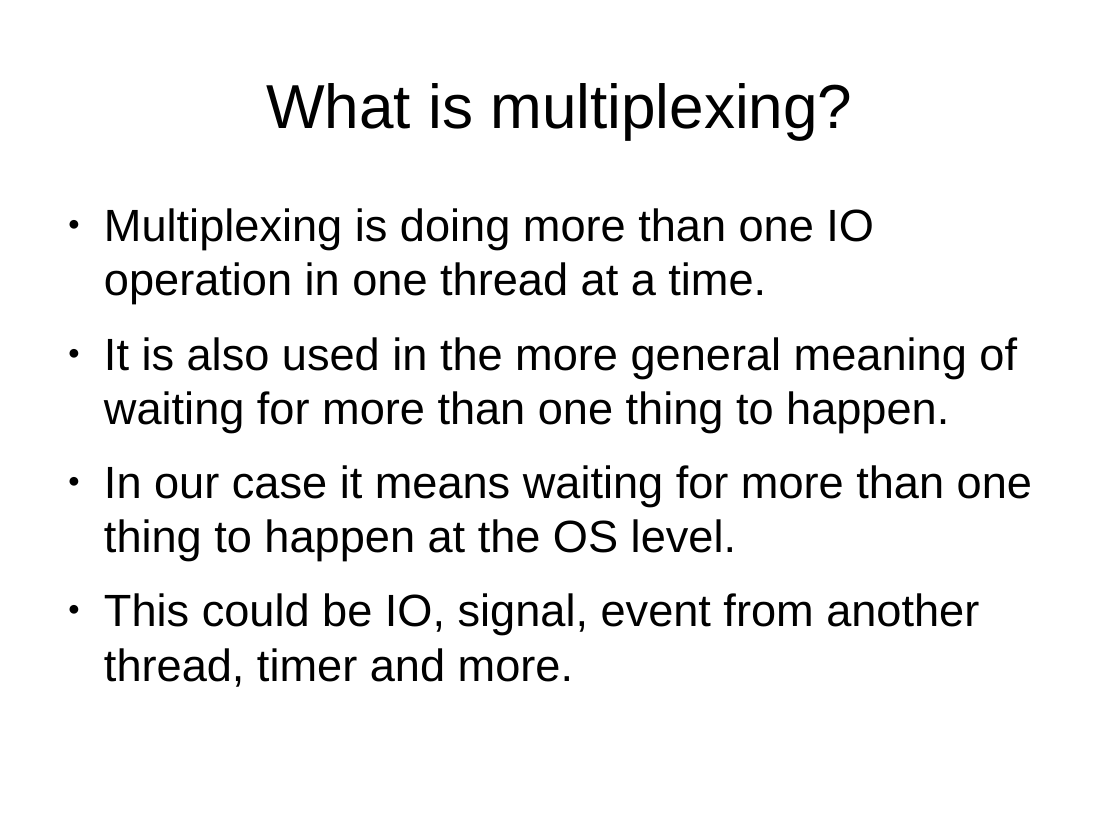
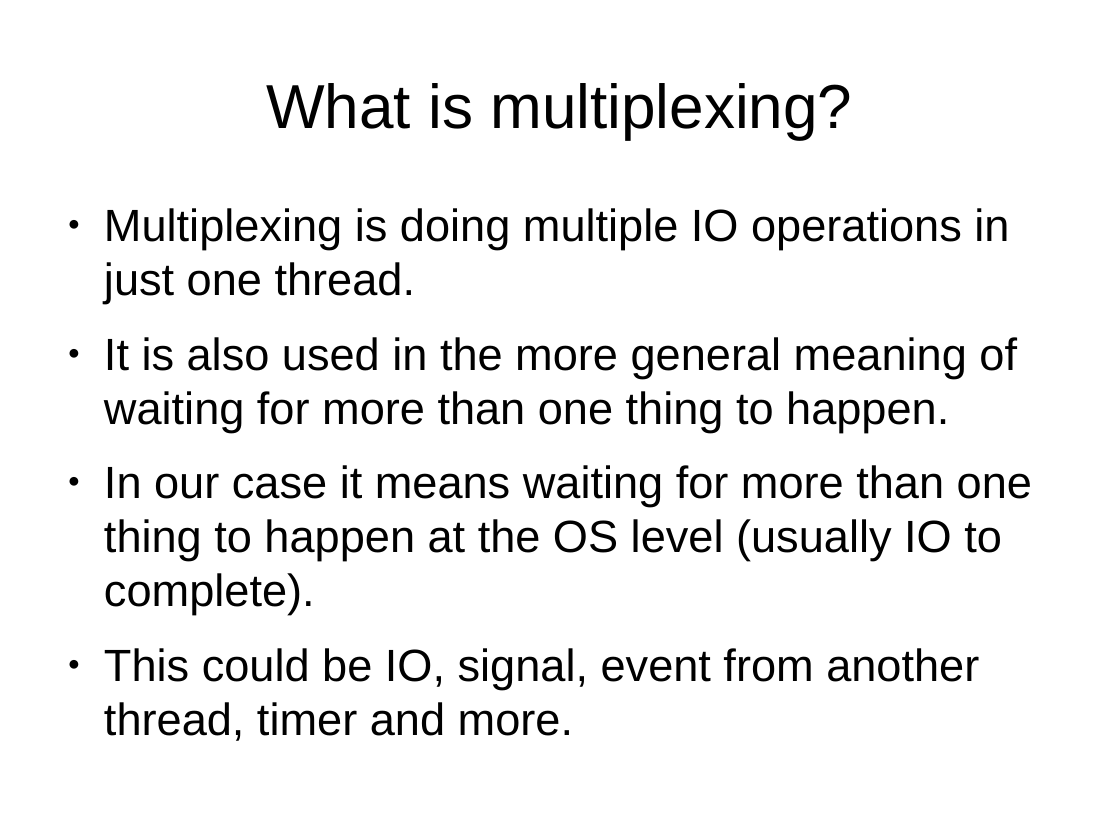
Before and after one commit to veltzer/demos-linux, a slide deck: slide 2 of doc/linux_multiplexing.odp. Drawn at 1120x840 pixels with LibreOffice and Linux fonts; fonts in the diff are those of the drawing. Boxes give left, top, right and bottom in pixels: in the first picture for what was removed or moved away, otherwise in the second. Text is boxed around its words. In the diff, an @@ line names an element or a change of style, - is before the commit and + after.

```diff
--- a/doc/linux_multiplexing.odp
+++ b/doc/linux_multiplexing.odp
@@ text at (104,208,1009,304): text changed @@
-● Multiplexing is doing more than one IO operation in one thread at a time.
+● Multiplexing is doing multiple IO operations in just one thread.
@@ text at (104,465,1032,615): text changed @@
-● In our case it means waiting for more than one thing to happen at the OS level.
+● In our case it means waiting for more than one thing to happen at the OS level (usually IO to complete).
```
Also in this commit, not shown: 8 other slides changed.
